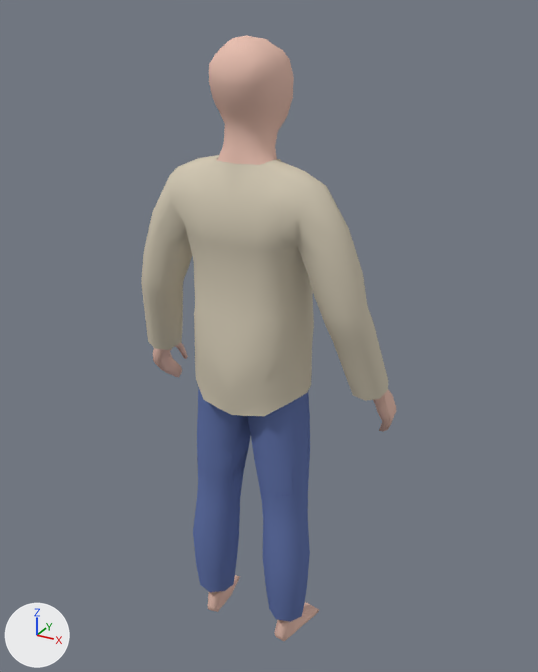
One commit to the Blender file Art Assets/Blender Player/PlayerV2.blend: the scene before it, then after it.
One viewpoint serves both versions: a 50 mm lens placed at (2.53, -4.38, 4.88), pointed at (0.05, 0.14, 2.62). Every picture has the same lights, and +X, +Y and +Z are marked at lower left.

The older version as bpy lines, for what is in view:
```python
me_cube = bpy.data.meshes.new('Cube')
me_cube.from_pydata(...)  # 575 vertices, 532 faces, 7 loose edges; spans x -1.06..0.0, y -0.32..0.36, z 0.01..4.73
me_cube.polygons.foreach_set('use_smooth', [True] * 532)
me_cube.materials.append(mat_skin)  # beige #e7bfb1
me_cube_002 = bpy.data.meshes.new('Cube.002')
me_cube_002.from_pydata(...)  # 139 vertices, 128 faces, 2 loose edges; spans x -0.54..0.0, y -0.35..0.27, z 0.28..2.78
me_cube_002.polygons.foreach_set('use_smooth', [True] * 128)
me_cube_002.materials.append(mat_pants_material)  # blue #6677ad
me_cube_003 = bpy.data.meshes.new('Cube.003')
me_cube_003.from_pydata(...)  # 149 vertices, 128 faces, 5 loose edges; spans x -1.03..0.0, y -0.38..0.34, z 2.17..3.98
me_cube_003.polygons.foreach_set('use_smooth', [True] * 128)
me_cube_003.materials.append(mat_shirt)  # light grey #d4cbb6
ob_cube = bpy.data.objects.new('Cube', me_cube)
ob_cube.location = (0.0, 0.0, 0.0)
_m = ob_cube.modifiers.new('Mirror', 'MIRROR')
_m.use_clip = True
ob_pants = bpy.data.objects.new('Pants', me_cube_002)
ob_pants.location = (0.0, 0.0, 0.0)
_m = ob_pants.modifiers.new('Mirror', 'MIRROR')
_m.use_clip = True
ob_shirt = bpy.data.objects.new('Shirt', me_cube_003)
ob_shirt.location = (0.0, 0.0, 0.0)
_m = ob_shirt.modifiers.new('Mirror', 'MIRROR')
_m.use_clip = True
```
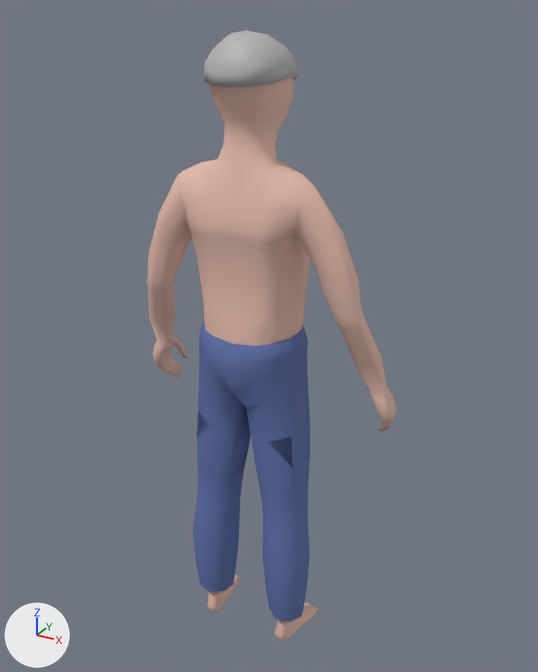
Boxes (x1, y1, x2, y2) around the edits, measured in the pictures (538 x 672 px; the box of a moved part takes in the faces that stretch with it):
'Shirt', hidden: before (141, 155, 388, 416)
'Hair', added: after (204, 30, 298, 87)
part 1 of me_cube_002, moved or reshaped: before (197, 389, 293, 469); after (197, 366, 293, 469)
'Cube', unchanged, uncovered by the edit: before (153, 35, 397, 641); after (147, 77, 397, 641)

Patch to the scene script:
```diff
--- a/Art Assets/Blender Player/PlayerV2.blend.py
+++ b/Art Assets/Blender Player/PlayerV2.blend.py
@@ mat_hair @@
+mat_hair = principled_material('Hair')
+mat_hair.base_color = (0.485, 0.462, 0.479)  # grey #b9b5b8
@@ me_cube_002 @@
 # used by ob_pants; location = (0.0, 0.0, 0.0)
-me_cube_002.from_pydata(...)  # 139 vertices, 128 faces, 2 loose edges; spans x -0.54..0.0, y -0.35..0.27, z 0.28..2.78
+me_cube_002.from_pydata(...)  # 132 vertices, 126 faces, 2 loose edges; spans x -0.54..0.0, y -0.35..0.27, z 0.28..2.78
+# me_cube_002 part 1
+# 7 vertices are removed from x -0.46..-0.08, y -0.25..0.22, z 1.93..2.03
+# 16 faces are deleted
+# 14 new faces join them
 me_cube_002.materials.append(mat_pants_material)
@@ me_cube_004 @@
+me_cube_004.from_pydata(...)  # 75 vertices, 64 faces; spans x -0.261..0.261, y -0.292..0.247, z 4.409..4.729
+me_cube_004.polygons.foreach_set('use_smooth', [True] * 64)
+me_cube_004.materials.append(mat_hair)  # grey #b9b5b8
@@ ob_shirt @@
 _m = ob_shirt.modifiers.new('Mirror', 'MIRROR')
 _m.use_clip = True
+ob_shirt.hide_set(True)
@@ ob_hair @@
+ob_hair = bpy.data.objects.new('Hair', me_cube_004)
+ob_hair.location = (0.0, 0.0, 0.0)
+_m = ob_hair.modifiers.new('Solidify', 'SOLIDIFY')
+_m.thickness = -0.03
```
